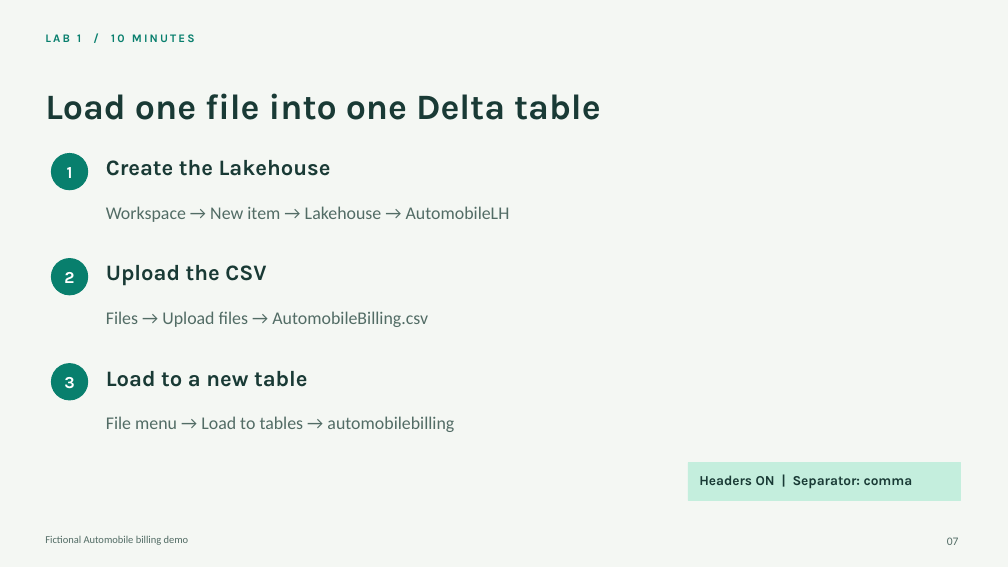
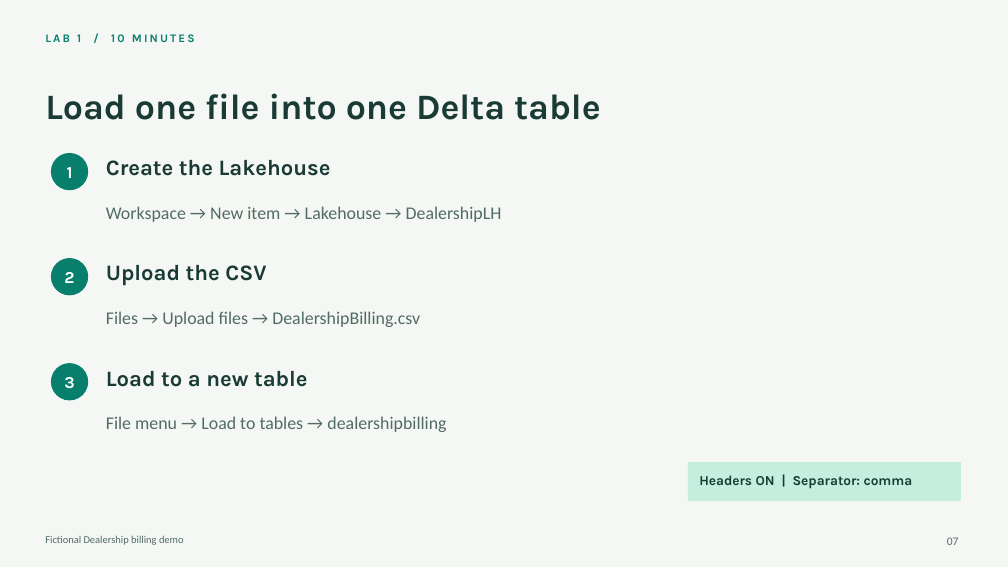
Before and after one commit to krepko7/FabricDataAgents1, a slide deck: slide 7 of workshop-express/Workshop-Express.pptx. Drawn at 1008x567 pixels with LibreOffice and Linux fonts; fonts in the diff are those of the drawing. Boxes give left, top, right and bottom in pixels: in the first picture for what was removed or moved away, otherwise in the second. Text is boxed around its words. In the diff, an @@ line names an element or a change of style, - is before the commit and + after.

```diff
--- a/workshop-express/Workshop-Express.pptx
+++ b/workshop-express/Workshop-Express.pptx
@@ text at <box>106,206,502,222</box>: text changed @@
-Workspace → New item → Lakehouse → AutomobileLH
+Workspace → New item → Lakehouse → DealershipLH
@@ text at <box>106,311,420,327</box>: text changed @@
-Files → Upload files → AutomobileBilling.csv
+Files → Upload files → DealershipBilling.csv
@@ text at <box>106,416,446,432</box>: text changed @@
-File menu → Load to tables → automobilebilling
+File menu → Load to tables → dealershipbilling
@@ text at <box>45,535,184,545</box>: text changed @@
-Fictional Automobile billing demo
+Fictional Dealership billing demo
```
Also in this commit, not shown: 19 other slides changed, 11 other files.
